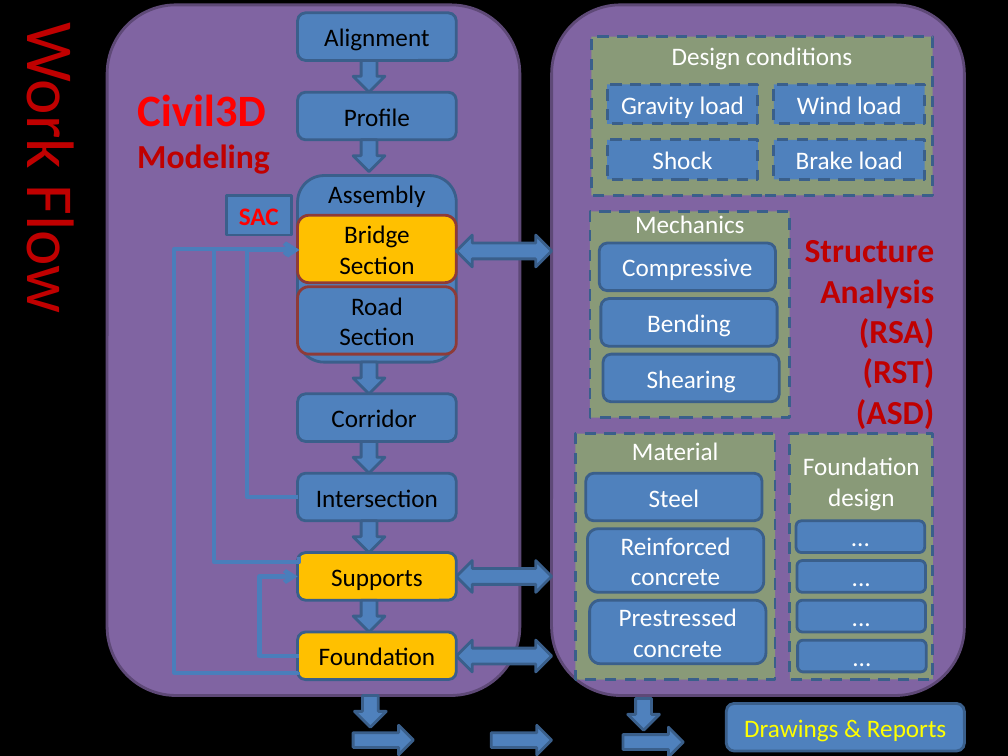
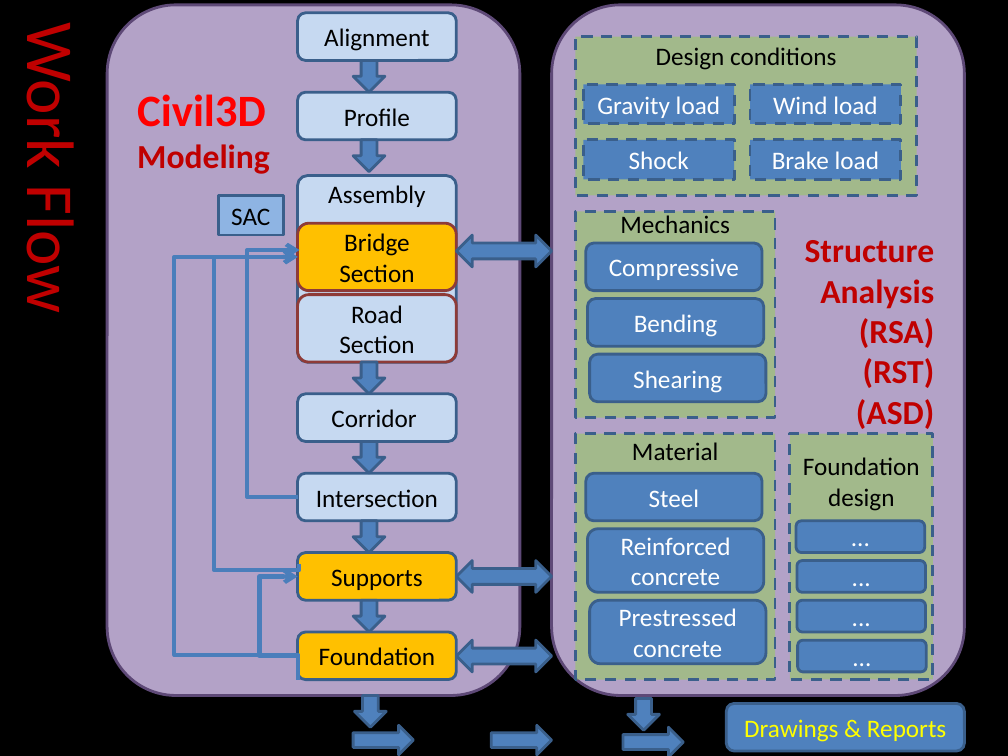
Before and after one commit to atumuh/GitHuangt, a slide deck: slide 1 of Bridge Design.pptx. Drawn at 1008x756 pixels with LibreOffice and Linux fonts; fonts in the diff are those of the drawing. Boxes give left, top, right and bottom in pixels: in the first picture for what was removed or moved away, otherwise in the second. Text is boxed around its words. In the diff, an @@ line names an element or a change of style, - is before the commit and + after.

Commit message:
Changed color of page 1
[git-p4: depot-paths = "//isd/dev/civil/c3d/users/huangt/": change = 277217]

```diff
--- a/Bridge Design.pptx
+++ b/Bridge Design.pptx
@@ rounded rectangle "Civil3D" at (107, 5, 519, 696): fill #8064A2 to #B3A2C7 @@
@@ rounded rectangle "Structure" at (551, 5, 964, 696): fill #8064A2 to #B3A2C7 @@
@@ text colour #FFFFFF to #000000 in 4 elements at (576, 433, 775, 679), (789, 433, 932, 679), (576, 212, 775, 418), (576, 36, 917, 195) @@
@@ 3 rounded rectangles, 2 rectangles: place and size @@
-3 rounded rectangles, 2 rectangles at (590, 36, 933, 418)
+3 rounded rectangles, 2 rectangles at (576, 36, 917, 418)
@@ 4 rectangles: place and size @@
-4 rectangles at (607, 85, 925, 179)
+4 rectangles at (584, 85, 901, 179)
@@ rounded rectangle "Assembly" at (297, 175, 456, 362): fill #4F81BD to #C6D9F1; proportions changed @@
@@ rounded rectangle "SAC": place and size @@
-rounded rectangle "SAC" at (226, 196, 291, 235)
+rounded rectangle "SAC" at (219, 196, 284, 235)
@@ rounded rectangle "SAC" at (219, 196, 284, 235): text colour #FF0000 to #000000, bold off; fill #4F81BD to #8EB4E3 @@
@@ rounded rectangle "Bridge": place and size @@
-rounded rectangle "Bridge" at (297, 216, 456, 283)
+rounded rectangle "Bridge" at (297, 223, 456, 290)
@@ 2 elbow arrows, 1 rounded rectangle: place and size @@
-2 elbow arrows, 1 rounded rectangle at (176, 249, 456, 672)
+2 elbow arrows, 1 rounded rectangle at (176, 257, 456, 680)
@@ fill #4F81BD to #C6D9F1 in 5 elements at (297, 13, 456, 60), (297, 93, 456, 140), (297, 394, 456, 442), (297, 473, 456, 520), (297, 294, 456, 362) @@
```
